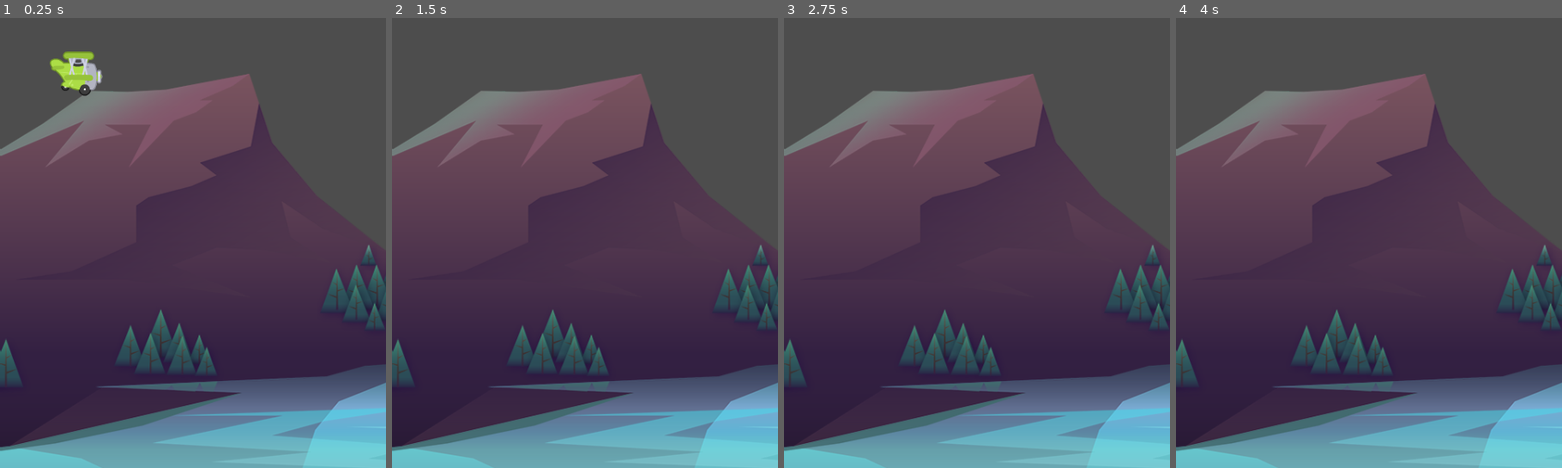
Above: before the commit, frames 1-4 (left to right).
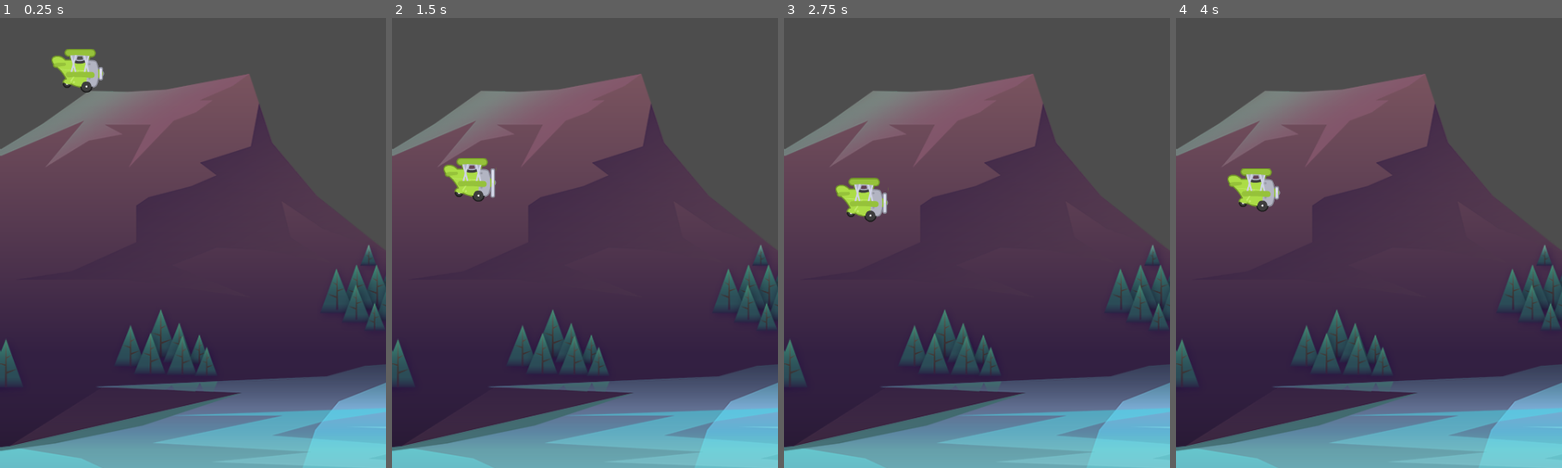
Above: after the commit, the same moments.

Repository: niamh-d/tappy-plane
Game: Godot game, scene res://scenes/game/game.tscn
Same seed, same stepped clock (60 frames per second), same inputs: the game is played once before the commit and once after it.
Inputs:
- Up to frame 1 (0.25 s): no input
- Up to frame 2 (1.5 s): tap Space (fly, bound only after the commit) at 0.6, 1.35 s
- Up to frame 3 (2.75 s): tap Space (fly, bound only after the commit) at 2.1 s
- Up to frame 4 (4 s): tap Space (fly, bound only after the commit) at 2.85, 3.6 s

The runs differ from the first frame. In frame 1, 0.7% of the frame differs, in the area x 12-28%, y 6-18%; in frame 2, 0.9%, in the area x 13-28%, y 31-41%; in frame 3, 0.9%; in frame 4, 0.9%.

Commit message:
ceil and floor and die func

Diff:
--- a/project.godot
+++ b/project.godot
@@ -23,6 +23,14 @@
 window/size/window_height_override=1281
 window/stretch/mode="canvas_items"
 
+[input]
+
+fly={
+"deadzone": 0.5,
+"events": [Object(InputEventKey,"resource_local_to_scene":false,"resource_name":"","device":-1,"window_id":0,"alt_pressed":false,"shift_pressed":false,"ctrl_pressed":false,"meta_pressed":false,"pressed":false,"keycode":0,"physical_keycode":32,"key_label":0,"unicode":32,"location":0,"echo":false,"script":null)
+]
+}
+
 [rendering]
 
 renderer/rendering_method="mobile"
--- /dev/null
+++ b/scenes/barrier.tscn
@@ -0,0 +1,10 @@
+[gd_scene load_steps=2 format=3 uid="uid://diot02agtakmn"]
+
+[sub_resource type="RectangleShape2D" id="RectangleShape2D_wuglc"]
+size = Vector2(492, 20)
+
+[node name="Barrier" type="StaticBody2D"]
+
+[node name="CollisionShape2D" type="CollisionShape2D" parent="."]
+position = Vector2(236, 0)
+shape = SubResource("RectangleShape2D_wuglc")
--- a/scenes/game/game.tscn
+++ b/scenes/game/game.tscn
@@ -1,7 +1,8 @@
-[gd_scene load_steps=3 format=3 uid="uid://cft2eiakgmfqy"]
+[gd_scene load_steps=4 format=3 uid="uid://cft2eiakgmfqy"]
 
 [ext_resource type="Texture2D" uid="uid://cs6bpuxtgi4ii" path="res://assets/background/rocks_2.png" id="1_01oj4"]
 [ext_resource type="PackedScene" uid="uid://c7kjtwjknymdp" path="res://scenes/plane/plane.tscn" id="2_tjgnu"]
+[ext_resource type="PackedScene" uid="uid://diot02agtakmn" path="res://scenes/barrier.tscn" id="3_6qjp7"]
 
 [node name="Game" type="Node2D"]
 
@@ -10,4 +11,10 @@
 texture = ExtResource("1_01oj4")
 
 [node name="Plane" parent="." instance=ExtResource("2_tjgnu")]
-position = Vector2(94, 344)
+position = Vector2(96, 327)
+
+[node name="Barrier" parent="." instance=ExtResource("3_6qjp7")]
+position = Vector2(1, -31)
+
+[node name="Barrier2" parent="." instance=ExtResource("3_6qjp7")]
+position = Vector2(1, 875)
--- a/scenes/plane/plane.gd
+++ b/scenes/plane/plane.gd
@@ -1,6 +1,9 @@
 extends CharacterBody2D
 
-const GRAVITY: float = 600.0
+const GRAVITY: float = 1000.0
+const POWER: float = -350.0
+
+@onready var anim_sprite: AnimatedSprite2D = $AnimSprite
 
 # Called when the node enters the scene tree for the first time.
 func _ready() -> void:
@@ -12,4 +15,17 @@
 
 	velocity.y += GRAVITY * delta
 
+	fly()
+
 	move_and_slide()
+
+	if is_on_floor() == true:
+		die()
+
+func fly() -> void:
+	if Input.is_action_just_pressed("fly") == true:
+		velocity.y = POWER
+
+func die() -> void:
+	anim_sprite.stop()
+	set_physics_process(false)
--- a/scenes/plane/plane.tscn
+++ b/scenes/plane/plane.tscn
@@ -38,12 +38,12 @@
 [node name="Plane" type="CharacterBody2D"]
 script = ExtResource("1_qc51l")
 
-[node name="AnimatedSprite2D" type="AnimatedSprite2D" parent="."]
+[node name="AnimSprite" type="AnimatedSprite2D" parent="."]
 scale = Vector2(0.75, 0.75)
 sprite_frames = SubResource("SpriteFrames_agrgi")
 animation = &"fly"
 autoplay = "fly"
-frame_progress = 0.877919
+frame_progress = 0.850127
 
 [node name="CollisionShape2D" type="CollisionShape2D" parent="."]
 position = Vector2(3, 2)
